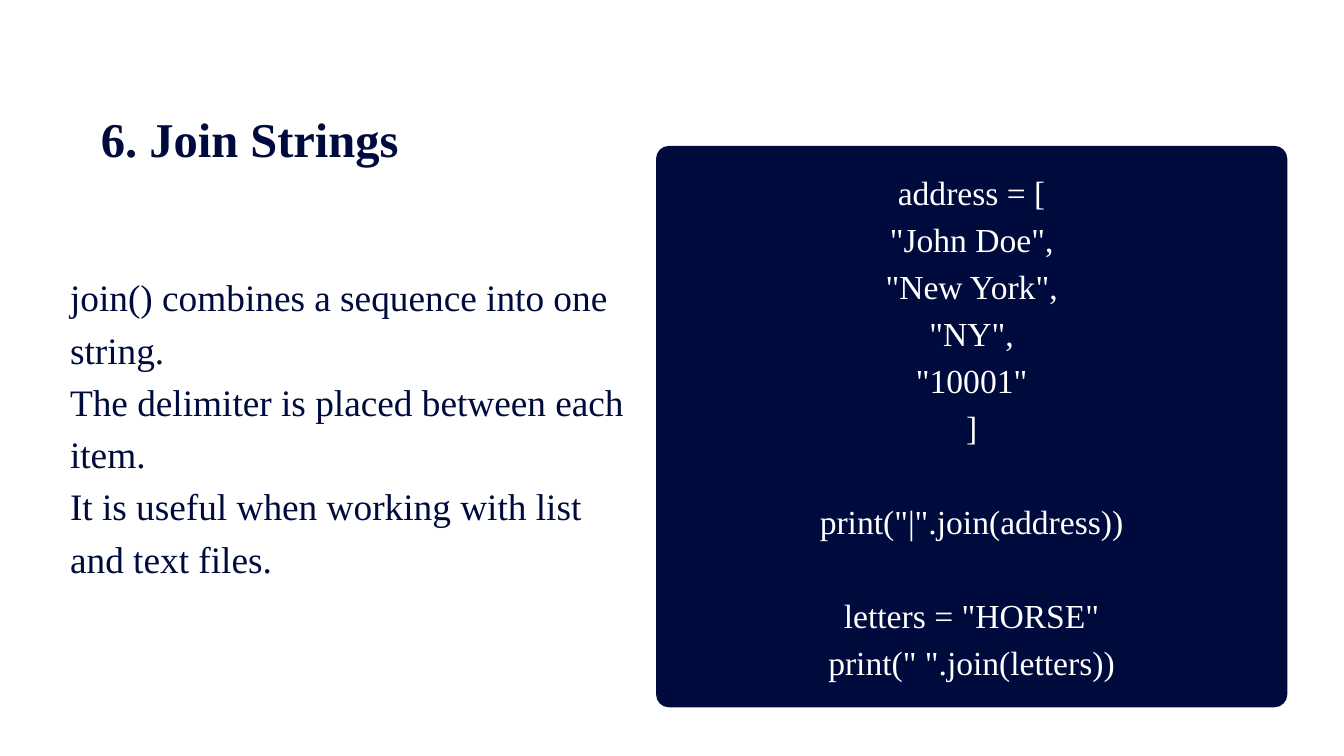
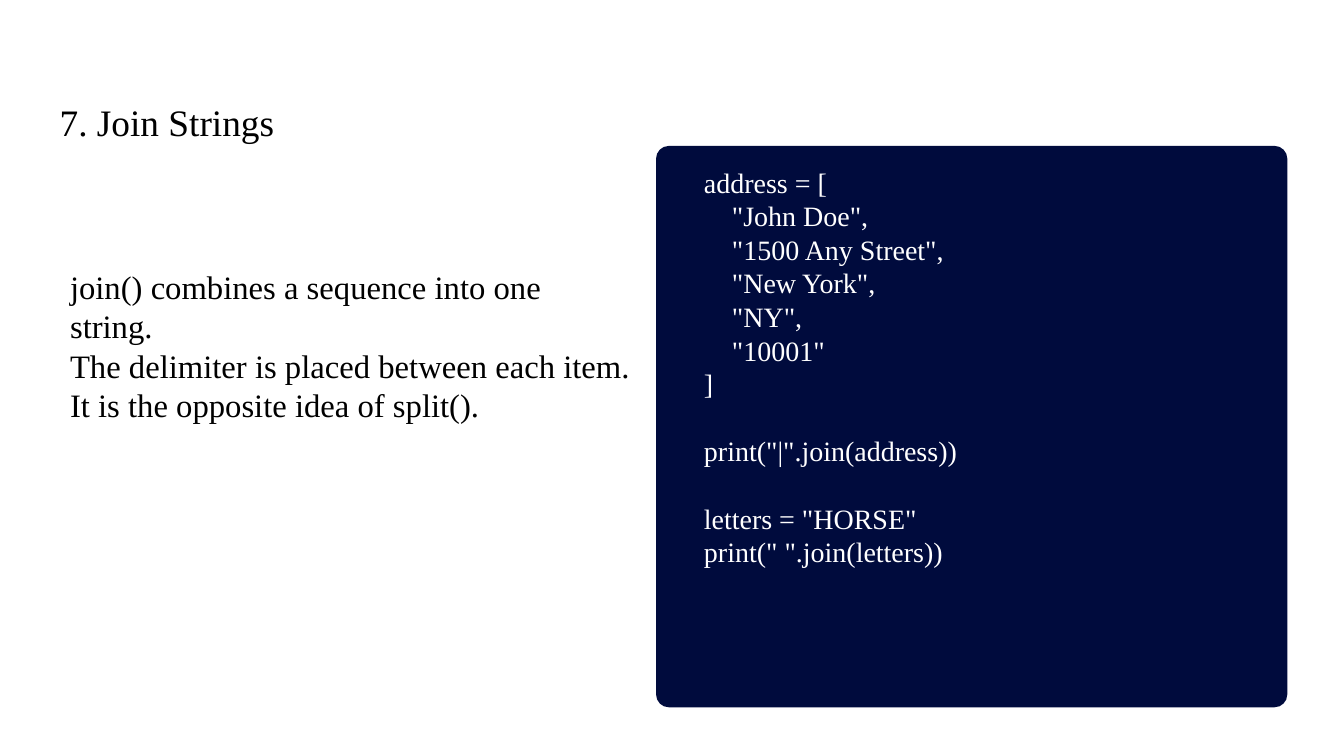
Before and after one commit to Wendy-Chen56/murachs_python_section_2, a slide deck: slide 8 of slides/chapter_10_How_to_Work_with_Strings.pptx (slide 7 before the commit). Drawn at 1344x756 pixels with LibreOffice and Linux fonts; fonts in the diff are those of the drawing. Boxes give left, top, right and bottom in pixels: in the first picture for what was removed or moved away, otherwise in the second. Text is boxed around its words. In the diff, an @@ line names an element or a change of style, - is before the commit and + after.

```diff
--- a/slides/chapter_10_How_to_Work_with_Strings.pptx
+++ b/slides/chapter_10_How_to_Work_with_Strings.pptx
@@ text at [60,111,274,143]: text changed; size 52 to 40 pt; text colour #000B3D to #000000; bold off @@
-  6. Join Strings
+7. Join Strings
@@ text at [704,173,957,568]: size 36 to 30 pt in "address = [", ""John Doe",", ""New York",", ""NY"," and 5 more places; alignment centre to left; line spacing 50.4pt to 1 @@
@@ text at [732,241,944,265]: paragraph added @@
+"1500 Any Street",
@@ text at [70,276,629,384]: size 40 to 35 pt, text colour #000B3D to #000000 in "join() combines a sequence into one string.", "The delimiter is placed between each item."; line spacing 56pt to 1 @@
@@ text at [70,394,479,423]: text changed; size 40 to 35 pt; text colour #000B3D to #000000 @@
-It is useful when working with list and text files.
+It is the opposite idea of split().
```
Also in this commit, not shown: 6 other slides changed, 2 slides added, 1 other file.
